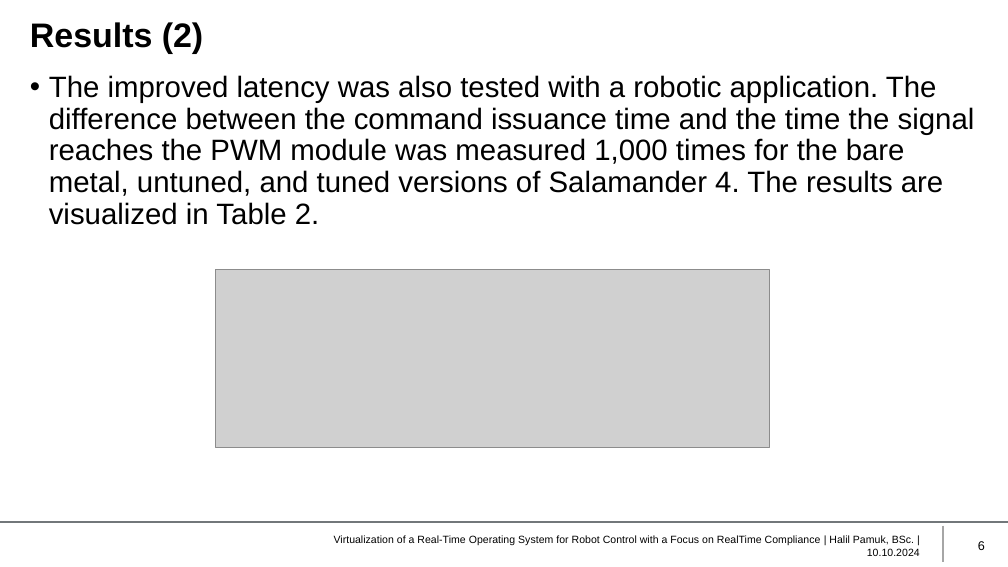
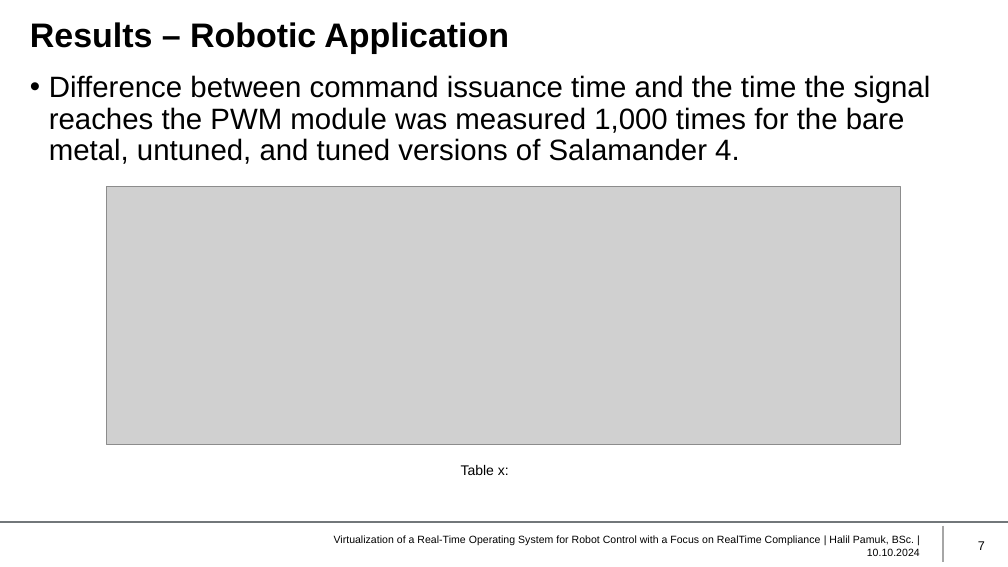
Before and after one commit to HIP24/Masterarbeit, a slide deck: slide 7 of Masterprüfung/Presentation/Presentation.pptx (slide 6 before the commit). Drawn at 1008x567 pixels with LibreOffice and Linux fonts; fonts in the diff are those of the drawing; grey boxes stand for pictures; background and template pictures are left out. Boxes give left, top, right and bottom in pixels: in the first picture for what was removed or moved away, otherwise in the second. Text is boxed around its words. In the diff, an @@ line names an element or a change of style, - is before the commit and + after.

```diff
--- a/Masterprüfung/Presentation/Presentation.pptx
+++ b/Masterprüfung/Presentation/Presentation.pptx
@@ title at bbox=[30, 22, 509, 53]: text changed @@
-Results (2)
+Results – Robotic Application
@@ text at bbox=[49, 75, 931, 164]: text changed @@
-• The improved latency was also tested with a robotic application. The difference between the command issuance time and the time the signal reaches the PWM module was measured 1,000 times for the bare metal, untuned, and tuned versions of Salamander 4. The results are visualized in Table 2.
+• Difference between command issuance time and the time the signal reaches the PWM module was measured 1,000 times for the bare metal, untuned, and tuned versions of Salamander 4.
@@ picture added at bbox=[107, 186, 901, 445] @@
@@ picture removed at bbox=[216, 270, 770, 448] @@
@@ text added at bbox=[461, 465, 509, 475], 10 pt, text #000000 @@
+Table x:
@@ page number at bbox=[978, 541, 985, 550]: text changed @@
-6
+7
```
Also in this commit, not shown: 8 other slides changed, 1 slide added.
